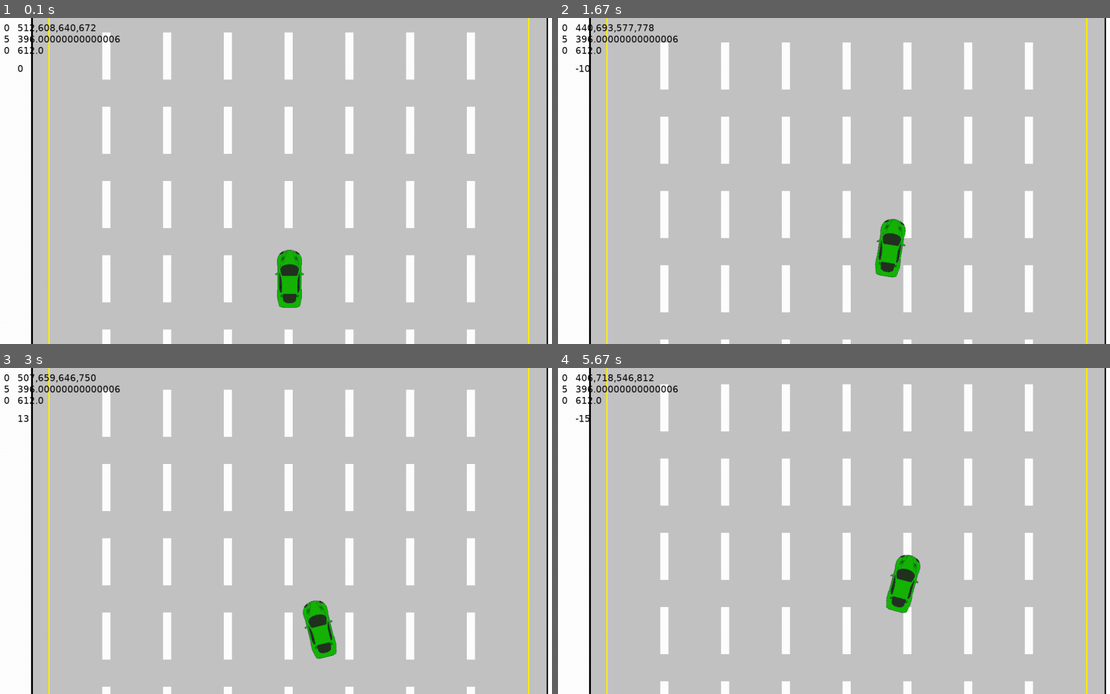
Above: before the commit, frames 1-4 (two rows, left to right).
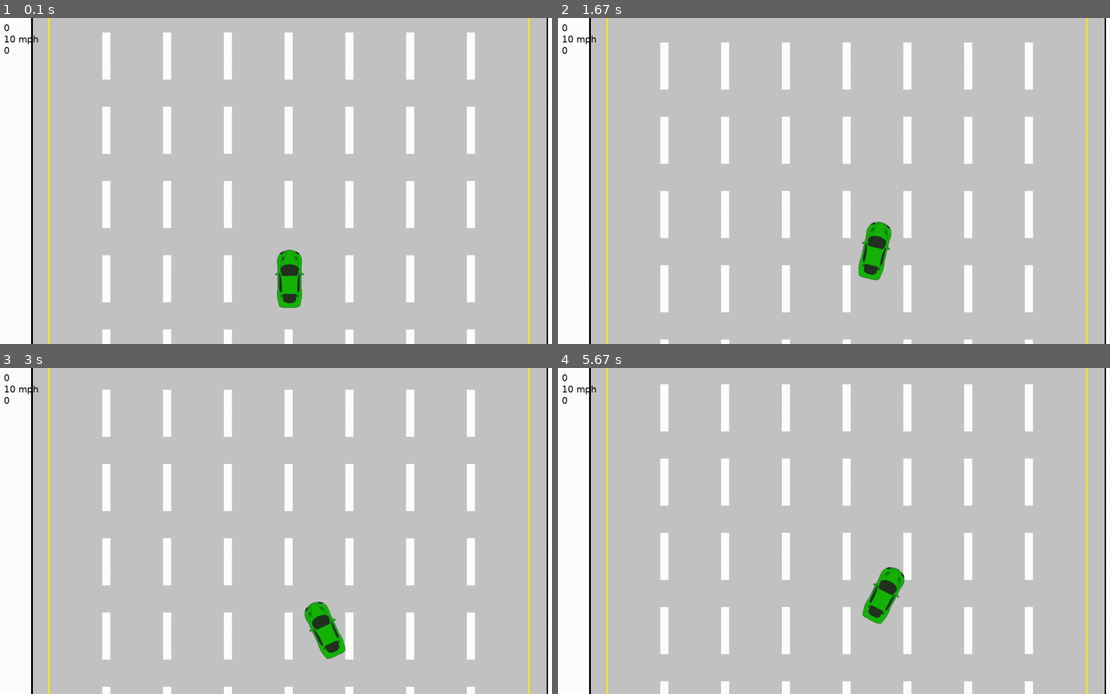
Above: after the commit, the same moments.

Repository: ronrothjr/battleship
Game: pygame game, started from tutorials/scroller/scroller.py
The game is run twice, just before and just after one commit, with the same random seed, the same clock (stepped at 60 frames per second) and the same inputs.
Inputs (mouse positions are in pixels of both pictures, inside the frame that each line leads up to):
- Up to frame 1 (0.1 s): no input
- Up to frame 2 (1.67 s): hold Right 0.33-0.8 s; move the mouse to (822, 194) at 0.37 s; hold Up 0.83-1.13 s; tap A at 1.17 s; hold Right from 1.5 s (still down); tap Space at 1.57 s
- Up to frame 3 (3 s): tap Space at 1.87, 2.07, 2.37, 2.63, 2.93 s; release Right at 1.97 s; hold A 2-2.53 s; hold Left 2.57-2.97 s
- Up to frame 4 (5.67 s): hold W 3-3.37 s; tap Space at 3.07, 3.47, 3.77, 4.13, 4.43, 4.63, 4.93, 5.13, 5.47 s; hold Right 3.4-4.03 s; hold A 4.07-4.53 s; hold Right 4.57-5.03 s; hold W 5.07-5.37 s; hold Right from 5.4 s (still down)

The runs differ from the first frame. In frame 1, 0.5% of the frame differs, in the area x 0-22%, y 1-17%; in frame 2, 1.7%; in frame 3, 1.1%; in frame 4, 1.7%, in the area x 0-66%, y 1-79%.

Commit message:
realistic turning

Diff:
--- a/tutorials/scroller/scroller.py
+++ b/tutorials/scroller/scroller.py
@@ -27,6 +27,7 @@
 TILE_HEIGHT = 164
 OFFSET_WIDTH = int( ( ( SCREEN_WIDTH - SHOULDER_WIDTH ) % TILE_WIDTH ) / 2 ) + ( LINE_WIDTH / 2 )
 SPEED = 5
+TURN_RADIUS = 30
 SCORE = 0
 
 font = pygame.font.SysFont("Verdana", 60)
@@ -100,6 +101,8 @@
         self.rect.center = (int(SCREEN_WIDTH / 2), int(SCREEN_HEIGHT * 0.8))
         self.angle = 0
         self.boost = 0
+        self.boosting = False
+        self.recharge = 0
         self.left = self.rect.topleft[0]
         self.top = self.rect.topleft[1]
         self.mask = pygame.mask.from_surface(self.image)
@@ -109,27 +112,35 @@
         pressed_keys = pygame.key.get_pressed()
         up = self.rect.topleft[1] > SCREEN_HEIGHT * 0.55 and (pressed_keys[K_UP] or pressed_keys[K_w])
         not_bottom = self.rect.bottomright[1] < SCREEN_HEIGHT * 0.8 + int( self.rect.height / 2 )
-        down = not_bottom and (pressed_keys[K_DOWN] or pressed_keys[K_s])
+        down = not_bottom and (pressed_keys[K_SPACE])
         left = self.rect.left > OFFSET_WIDTH + LEFT_SHOULDER and (turn == 'left' or pressed_keys[K_LEFT] or pressed_keys[K_a])
         right = self.rect.right < SCREEN_WIDTH - RIGHT_SHOULDER and (turn == 'right' or pressed_keys[K_RIGHT] or pressed_keys[K_d])
         x_change = 0
         y_change = 0
         if up:
-            if self.boost < SPEED:
-                self.boost += int(SPEED / 5)
+            if (self.recharge == 0 or self.boosting):
+                if not self.boosting:
+                    self.recharge = 180
+                    self.boosting = True
+                if self.boost < SPEED:
+                    if self.boost == 0:
+                        pygame.mixer.Sound('boost.wav').play()
+                    self.boost += int(SPEED / 5)
+                else:
+                    self.boosting = False
             turn = 'up'
         elif down:
             y_change = int(SPEED / 2)
             turn = 'down'
         if left:
-            if self.angle < 15:
+            if self.angle < TURN_RADIUS:
                 self.angle += 1
         elif right:
-            if self.angle > -15:
+            if self.angle > -TURN_RADIUS:
                 self.angle -= 1
         if self.angle != 0:
-            self.turning = 'right' if self.angle > -15 else 'left'
-            x_change = int(SPEED / 2 * (self.angle / 15 * -1))
+            self.turning = 'right' if self.angle > -TURN_RADIUS else 'left'
+            x_change = int((SPEED + self.boost) / 3 * (self.angle / TURN_RADIUS * -1))
             self.set_rotation()
         if self.boost > 0:
             y_change -= self.boost
@@ -137,12 +148,14 @@
                 self.boost -= int(SPEED / 5)
         elif not_bottom:
             y_change += int(SPEED / 5)
+        if self.recharge > 0:
+            self.recharge -= 1
         self.left += x_change
         self.top += y_change
         self.rect.move_ip(x_change, y_change)
         if not up and not down and not left and not right:
             turn = ''
-            if self.angle != 0 and self.angle <=15 and self.angle >= -15:
+            if self.angle != 0 and self.angle <=TURN_RADIUS and self.angle >= -TURN_RADIUS:
                 self.angle += -1 if self.angle > 0 else 1
                 self.set_rotation()
         return turn
@@ -219,20 +232,20 @@
 
     scores = font_small.render(str(SCORE), True, BLACK)
     DISPLAYSURF.blit(scores, (10,10))
-    speed = font_small.render(str(SPEED), True, BLACK)
+    speed = font_small.render(f'{str((SPEED + P1.boost) * 2)} mph', True, BLACK)
     DISPLAYSURF.blit(speed, (10,35))
     count = font_small.render(str(enemies.__len__()), True, BLACK)
     DISPLAYSURF.blit(count, (10,60))
-    turning = font_small.render(str(turn), True, BLACK)
-    DISPLAYSURF.blit(turning, (10,100))
-    position = font_small.render(f'{str(P1.rect.topleft[1])},{str(P1.rect.left)},{str(P1.rect.bottomright[1])},{str(P1.rect.right)}', True, BLACK)
-    DISPLAYSURF.blit(position, (40,10))
-    up = font_small.render(f'{str(SCREEN_HEIGHT * 0.55)}', True, BLACK)
-    DISPLAYSURF.blit(up, (40,35))
-    down = font_small.render(f'{str(SCREEN_HEIGHT * 0.85)}', True, BLACK)
-    DISPLAYSURF.blit(down, (40,60))
-    angle = font_small.render(f'{str(P1.angle)}', True, BLACK)
-    DISPLAYSURF.blit(angle, (40,100))
+    # turning = font_small.render(str(turn), True, BLACK)
+    # DISPLAYSURF.blit(turning, (10,100))
+    # position = font_small.render(f'{str(P1.rect.topleft[1])},{str(P1.rect.left)},{str(P1.rect.bottomright[1])},{str(P1.rect.right)}', True, BLACK)
+    # DISPLAYSURF.blit(position, (40,10))
+    # up = font_small.render(f'{str(SCREEN_HEIGHT * 0.55)}', True, BLACK)
+    # DISPLAYSURF.blit(up, (40,35))
+    # down = font_small.render(f'{str(SCREEN_HEIGHT * 0.85)}', True, BLACK)
+    # DISPLAYSURF.blit(down, (40,60))
+    # angle = font_small.render(f'{str(P1.angle)}', True, BLACK)
+    # DISPLAYSURF.blit(angle, (40,100))
 
     if pygame.sprite.spritecollide(P1, enemies, False, pygame.sprite.collide_mask):
         pygame.mixer.Sound('crash.wav').play()
Not shown, added: tutorials/scroller/boost.wav
